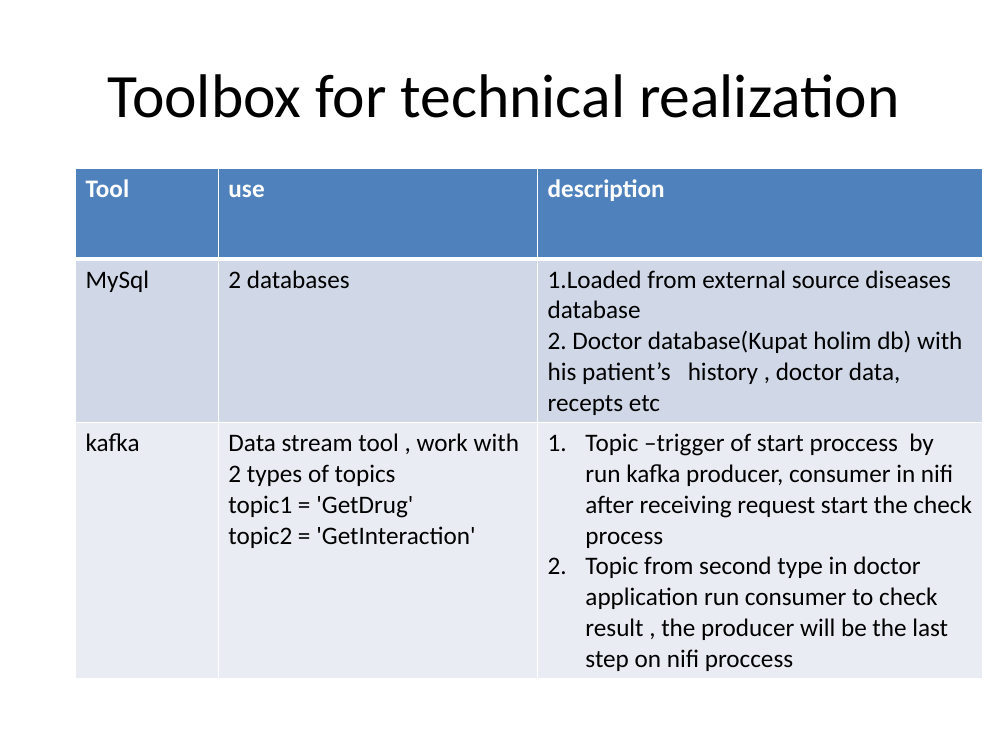
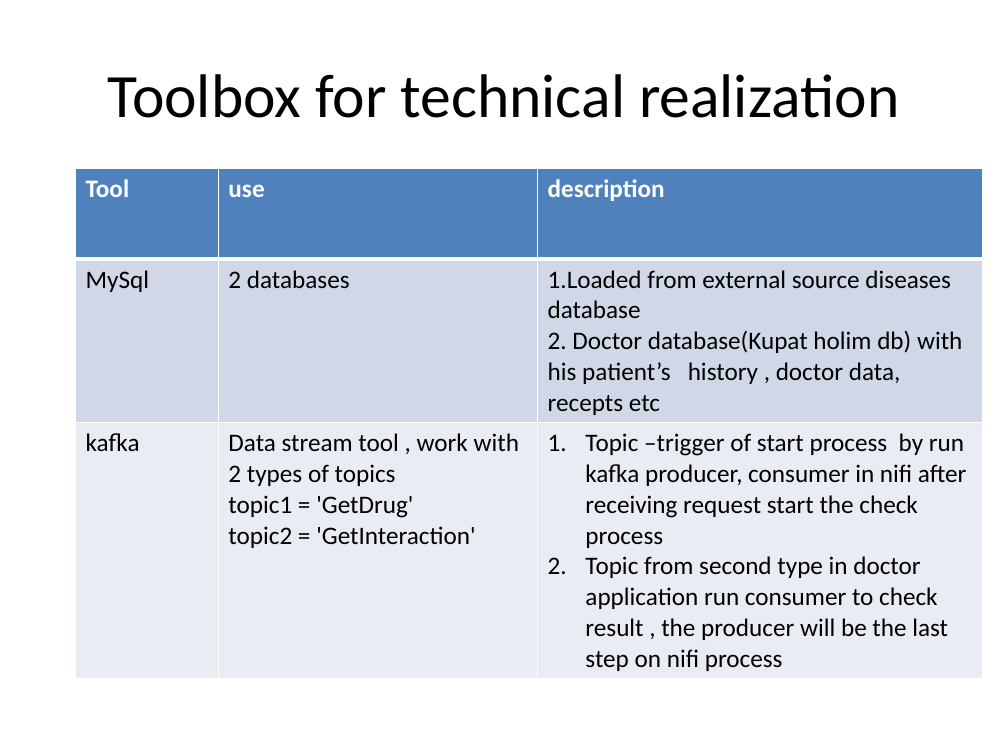
Before and after one commit to katkovOlga/nayaProject, a slide deck: slide 7 of FinalProject.pptx (slide 8 before the commit). Drawn at 1008x756 pixels with LibreOffice and Linux fonts; fonts in the diff are those of the drawing. Boxes give left, top, right and bottom in pixels: in the first picture for what was removed or moved away, otherwise in the second. Text is boxed around its words. In the diff, an @@ line names an element or a change of style, - is before the commit and + after.

```diff
--- a/FinalProject.pptx
+++ b/FinalProject.pptx
@@ table at bbox=[76, 168, 984, 675] @@
-row 3, column 3: Topic –trigger of start proccess by run kafka producer, consumer in nifi after receiving request start the check process / Topic from second type in doctor application run consumer to check result , the producer will be the last step on nifi proccess
+row 3, column 3: Topic –trigger of start process by run kafka producer, consumer in nifi after receiving request start the check process / Topic from second type in doctor application run consumer to check result , the producer will be the last step on nifi process
```
Also in this commit, not shown: 7 other slides changed, 1 slide added, 1 slide removed, 6 other files.
